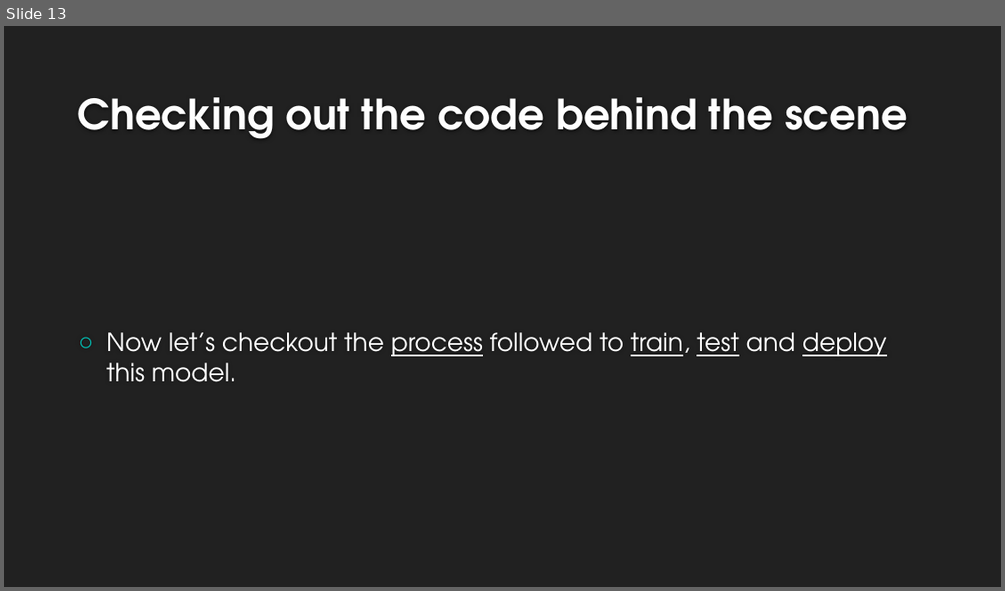
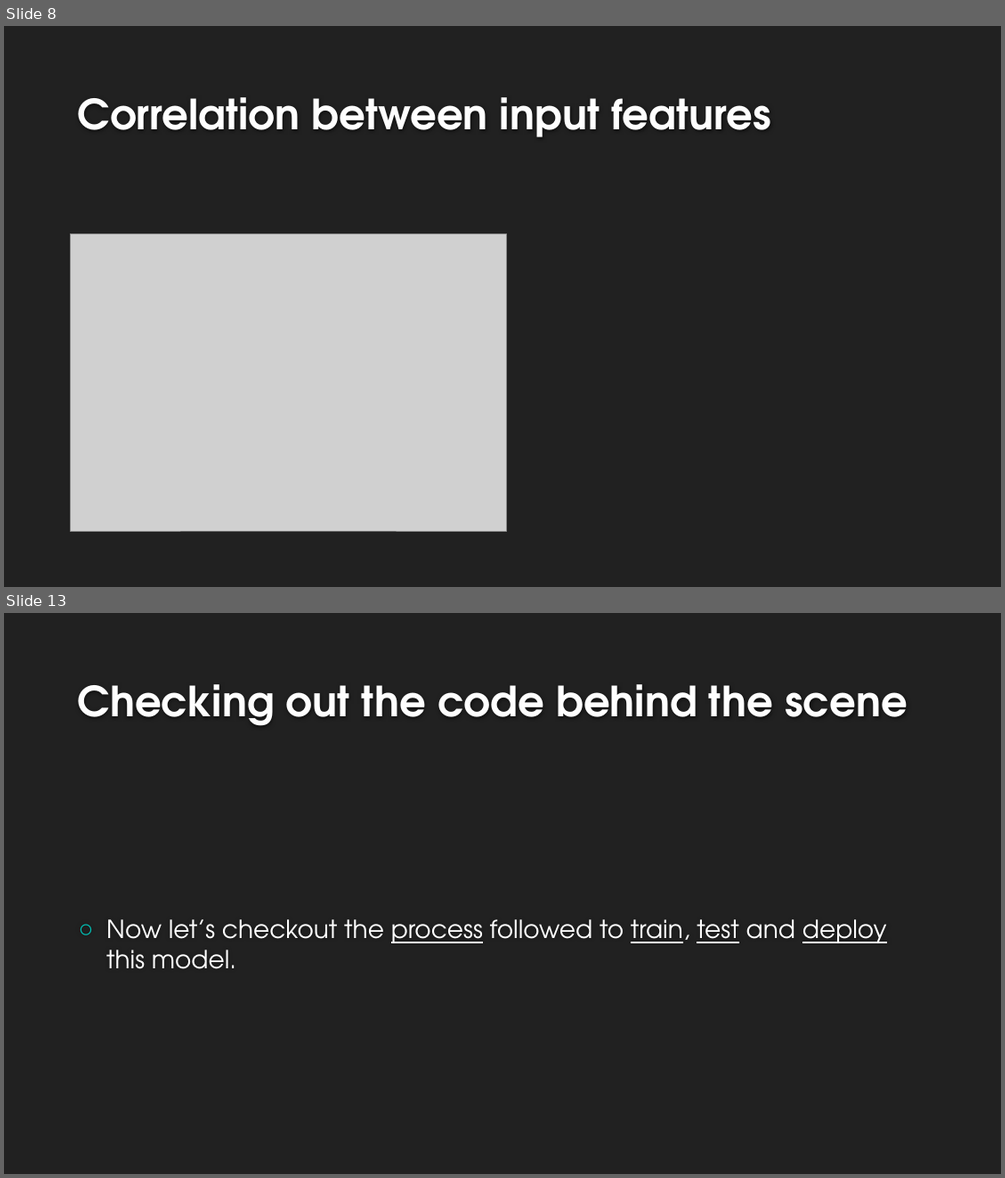
Before and after one commit to Sarvesh-Kesharwani/Spam_Classifier, a slide deck: ppt/Spam Classifier.pptx. Shown one above the other, each under a label of ours: slide 13 before the commit, slides 8 and 13 after it; the slides between them are not shown. The pictures are 1005x591 and 1005x1178 pixels, drawn with LibreOffice and Linux fonts; fonts in the diff are those of the drawing; grey boxes stand for pictures; background and template pictures are left out. Boxes give left, top, right and bottom in pixels: in the first picture for what was removed or moved away, otherwise in the second. Text is boxed around its words. In the diff, an @@ line names an element or a change of style, - is before the commit and + after.

```diff
--- a/ppt/Spam Classifier.pptx
+++ b/ppt/Spam Classifier.pptx
@@ slide 8 added at <box>4,26,1001,587</box>, background #212121 @@
@@ title added at <box>78,97,771,137</box>, 40 pt, text #FEFEFE, bold @@
+Correlation between input features
@@ picture added at <box>71,233,507,531</box> @@
```
Also in this commit, not shown: 5 slides changed, 6 other slides added, 9 slides removed, 3 other files.
